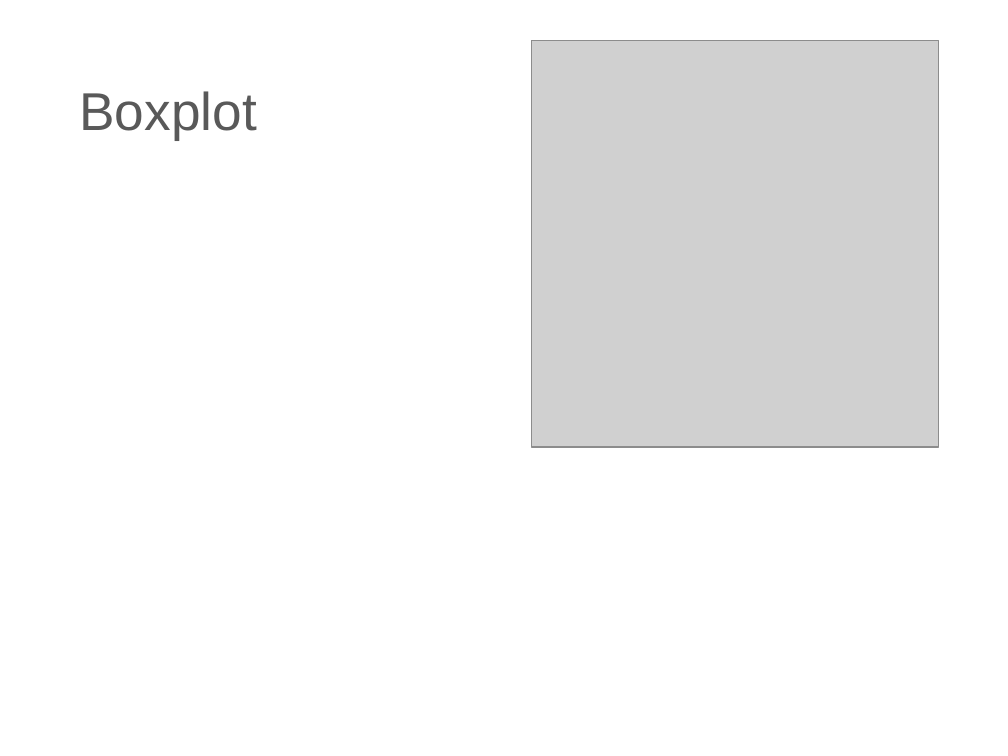
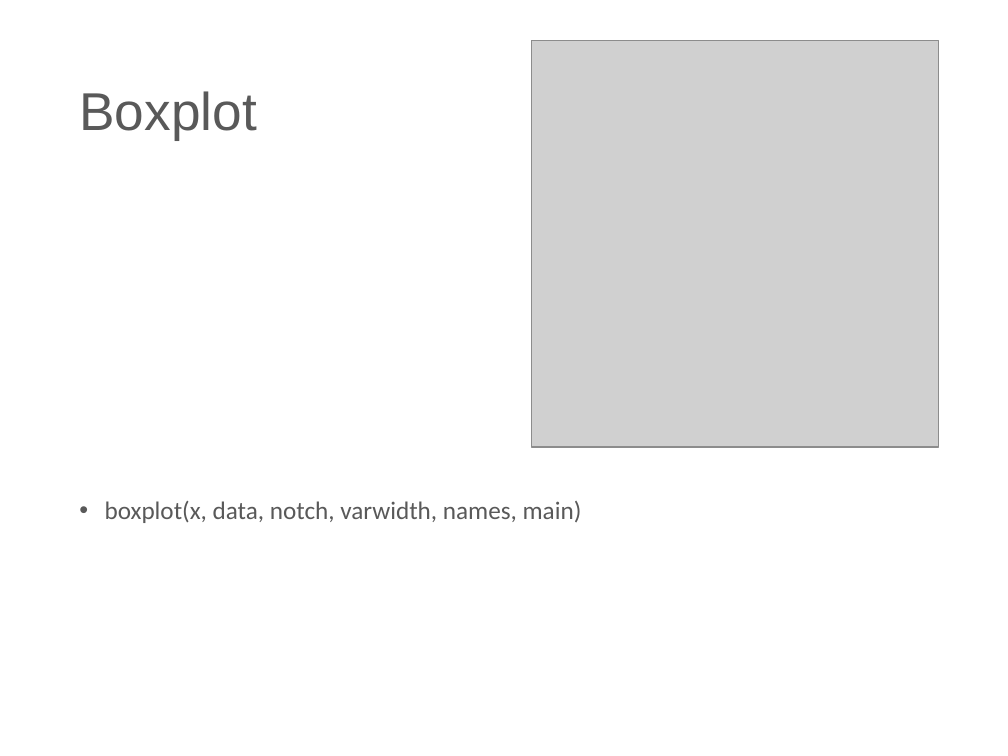
Before and after one commit to PeterAnema/Introductietraining_R_UWV, a slide deck: slide 57 of Slides/Introductie R.pptx (slide 56 before the commit). Drawn at 1008x756 pixels with LibreOffice and Linux fonts; fonts in the diff are those of the drawing; grey boxes stand for pictures; background and template pictures are left out. Boxes give left, top, right and bottom in pixels: in the first picture for what was removed or moved away, otherwise in the second. Text is boxed around its words. In the diff, an @@ line names an element or a change of style, - is before the commit and + after.

```diff
--- a/Slides/Introductie R.pptx
+++ b/Slides/Introductie R.pptx
@@ text added at <box>105,501,582,523</box>, 18 pt, text #595959 @@
+• boxplot(x, data, notch, varwidth, names, main)
```
Also in this commit, not shown: 5 other slides changed, 3 slides added, 2 slides removed, 15 other files.
